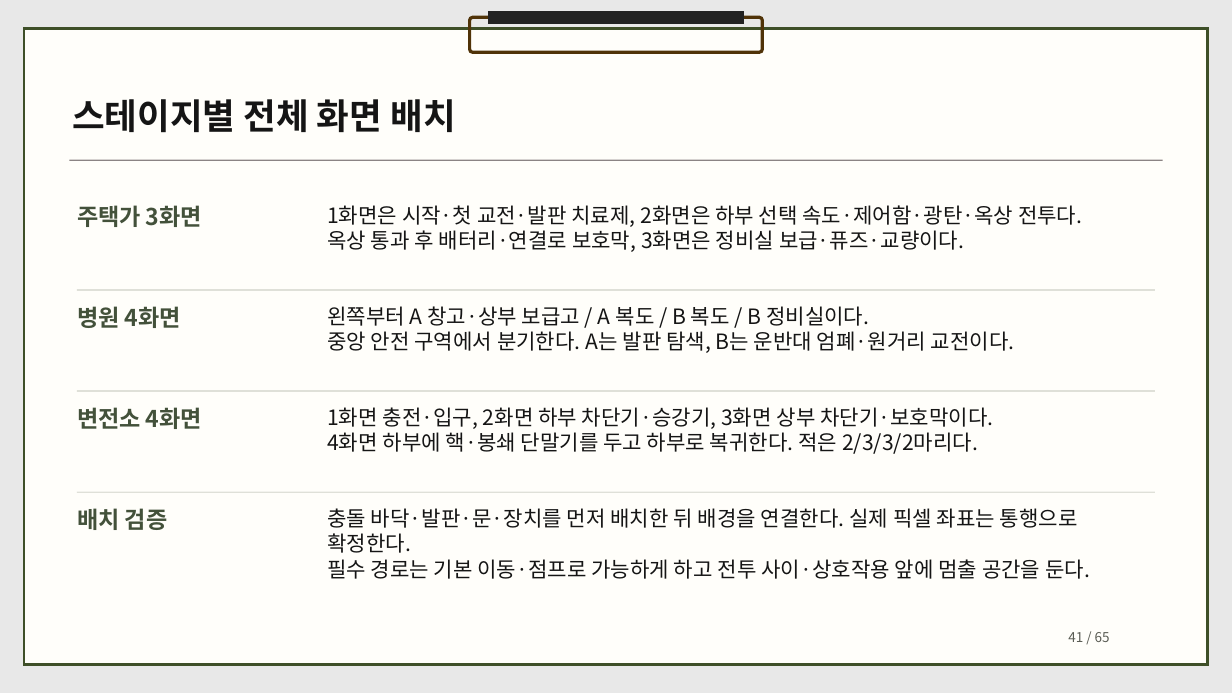
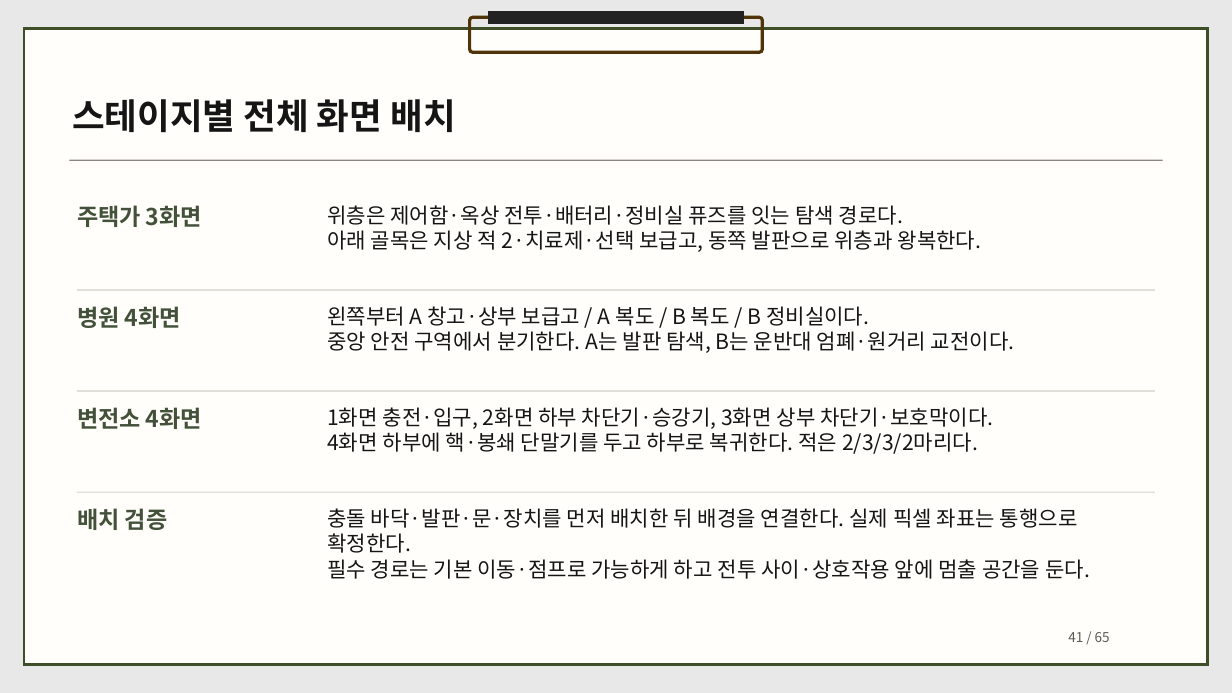
Before and after one commit to dbguswh/2Dgame_project, a slide deck: slide 41 of 2D게임프로그래밍 기획서.pptx. Drawn at 1232x693 pixels with LibreOffice and Linux fonts; fonts in the diff are those of the drawing. Boxes give left, top, right and bottom in pixels: in the first picture for what was removed or moved away, otherwise in the second. Text is boxed around its words. In the diff, an @@ line names an element or a change of style, - is before the commit and + after.

Commit message:
광륜 조준과 획득 안내 및 주택가 하부 경로 기획 보완

```diff
--- a/2D게임프로그래밍 기획서.pptx
+++ b/2D게임프로그래밍 기획서.pptx
@@ text at [327, 205, 982, 252]: text changed @@
-1화면은 시작·첫 교전·발판 치료제, 2화면은 하부 선택 속도·제어함·광탄·옥상 전투다.
-옥상 통과 후 배터리·연결로 보호막, 3화면은 정비실 보급·퓨즈·교량이다.
+위층은 제어함·옥상 전투·배터리·정비실 퓨즈를 잇는 탐색 경로다.
+아래 골목은 지상 적 2·치료제·선택 보급고, 동쪽 발판으로 위층과 왕복한다.
```
Also in this commit, not shown: 7 other slides changed, 1 other file.
